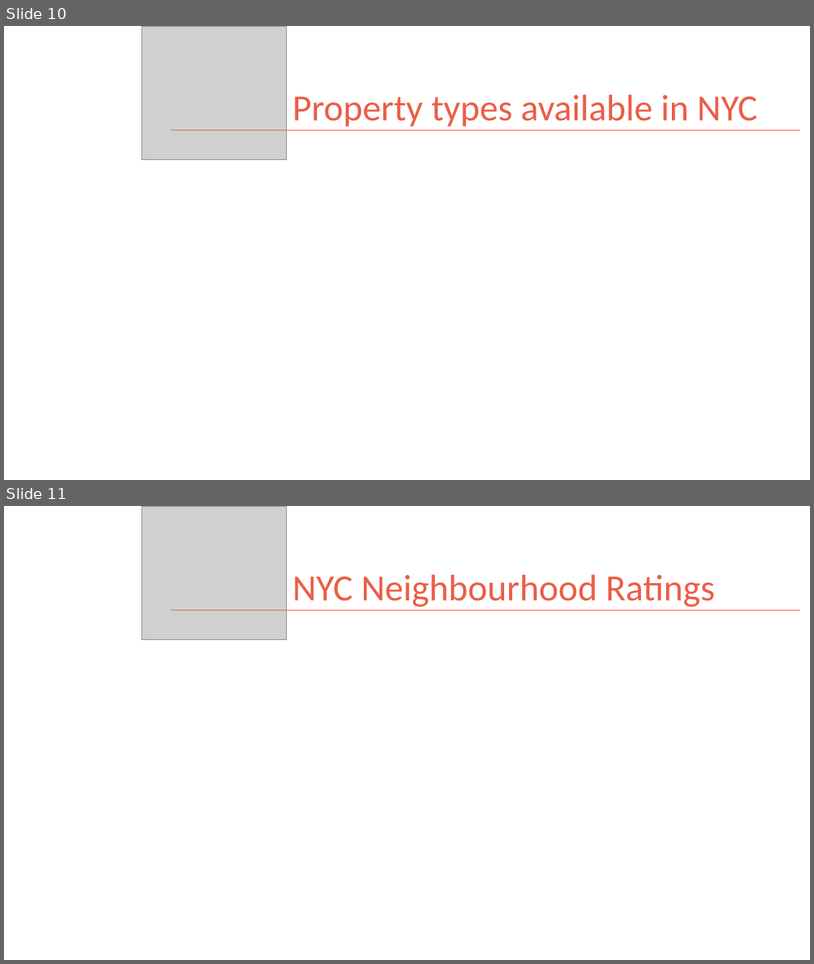
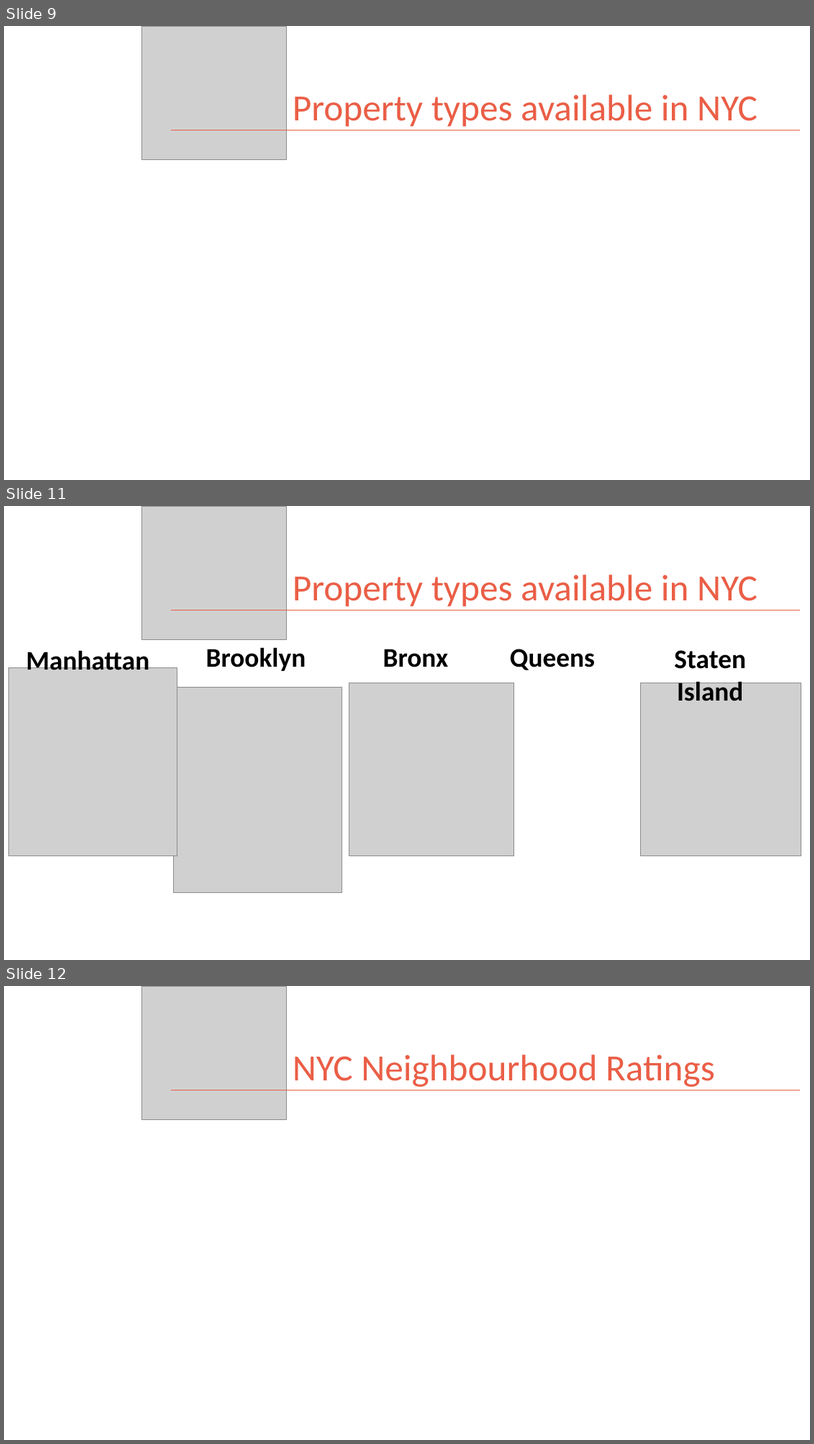
Before and after one commit to kman4/Airbnb_analysis_NYC, a slide deck: Airbnb NYC Analysis Presentation Deck.pptx. Shown one above the other, each under a label of ours: slides 10 and 11 before the commit, slides 9, 11 and 12 after it; the slides between them are not shown. The pictures are 814x964 and 814x1444 pixels, drawn with LibreOffice and Linux fonts; fonts in the diff are those of the drawing; grey boxes stand for pictures. Boxes give left, top, right and bottom in pixels: in the first picture for what was removed or moved away, otherwise in the second. Text is boxed around its words. In the diff, an @@ line names an element or a change of style, - is before the commit and + after.

```diff
--- a/Airbnb NYC Analysis Presentation Deck.pptx
+++ b/Airbnb NYC Analysis Presentation Deck.pptx
@@ slide 11 added at (x1=4, y1=506, x2=810, y2=960), background #FFFFFF @@
@@ picture added at (x1=142, y1=506, x2=286, y2=640) @@
@@ title added at (x1=293, y1=574, x2=758, y2=607), 44 pt, text #EA5E46 @@
+Property types available in NYC
@@ line added from (171, 610) to (801, 610), #EA5E46 1 pt @@
@@ text added at (x1=26, y1=647, x2=150, y2=670), 32 pt, text #000000, bold @@
+Manhattan
@@ text added at (x1=206, y1=647, x2=306, y2=671), 32 pt, text #000000, bold @@
+Brooklyn
@@ text added at (x1=383, y1=649, x2=449, y2=667), 32 pt, text #000000, bold @@
+Bronx
@@ text added at (x1=510, y1=649, x2=595, y2=670), 32 pt, text #000000, bold @@
+Queens
@@ text added at (x1=674, y1=650, x2=746, y2=701), 32 pt, text #000000, bold @@
+Staten Island
@@ picture added at (x1=9, y1=667, x2=177, y2=855) @@
@@ picture added at (x1=174, y1=687, x2=342, y2=893) @@
@@ picture added at (x1=349, y1=682, x2=514, y2=855) @@
@@ picture added at (x1=641, y1=682, x2=801, y2=855) @@
@@ what was slide 10 is now slide 9 @@
@@ what was slide 11 is now slide 12 @@
```
Also in this commit, not shown: 9 slides changed, 6 other slides added, 2 slides removed.
